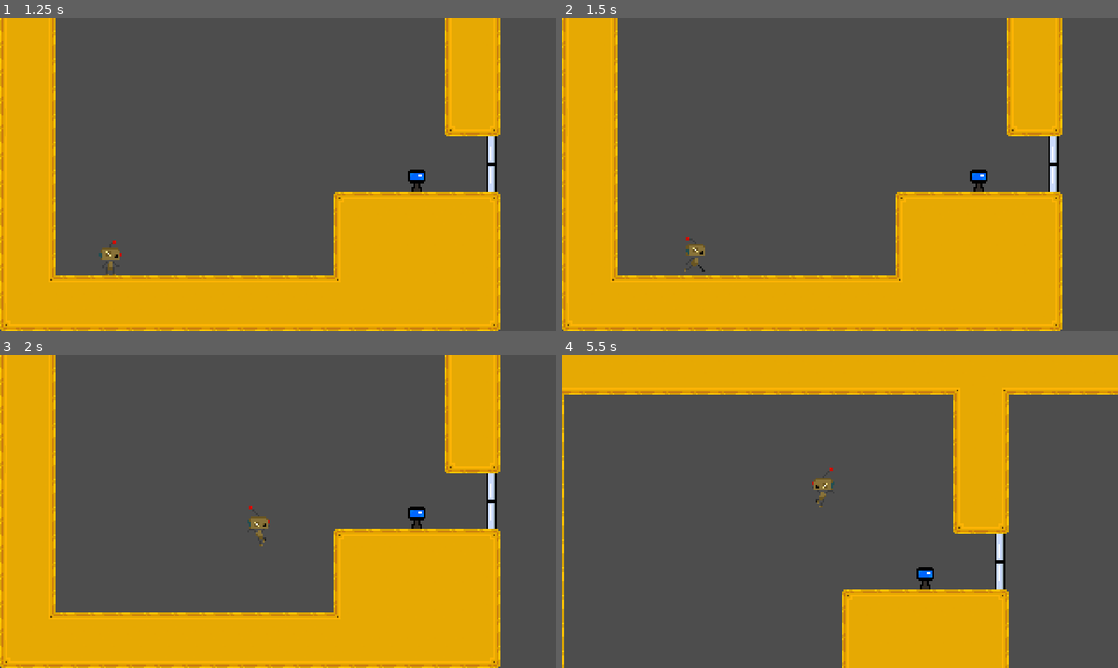
Above: before the commit, frames 1-4 (two rows, left to right).
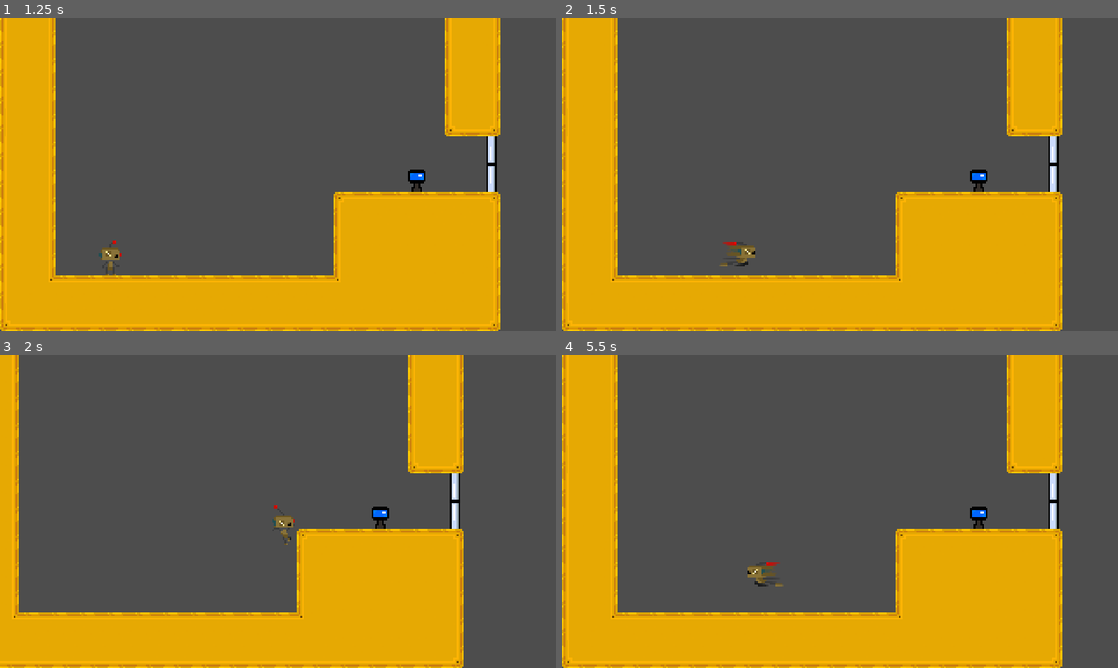
Above: after the commit, the same moments.

Repository: kdreese/gmtk-2024
Game: Godot game, scene res://src/menu/root_menu.tscn
Same seed, same stepped clock (60 frames per second), same inputs: the game is played once before the commit and once after it.
Inputs (mouse positions are in pixels of both pictures, inside the frame that each line leads up to):
- Up to frame 1 (1.25 s): click "Play" at 0.5 s
- Up to frame 2 (1.5 s): tap Enter at 1.25 s; move the mouse to (962, 158) at 1.27 s; hold D (move_right) from 1.28 s (still down); tap Shift (dash) at 1.35 s; click (962, 158) at 1.42 s
- Up to frame 3 (2 s): keep holding D (move_right); tap Up (jump) at 1.52, 1.55, 1.82 s
- Up to frame 4 (5.5 s): move the mouse to (728, 527) at 2.02 s; tap Up (jump) at 2.1, 2.27, 2.57, 3.05, 3.77, 4.07, 4.52, 4.55, 4.82, 5.1, 5.27 s; tap Shift (dash) at 2.3, 2.85, 3.8, 4.35, 5.3 s; move the mouse to (895, 442) at 2.77 s; release D (move_right) at 2.78 s; hold A (move_left) 2.78-3.53 s; move the mouse to (812, 574) at 3.52 s; hold D (move_right) 3.53-5.03 s; tap E (interact) at 3.6 s; click (812, 574) at 3.67 s; move the mouse to (1006, 558) at 4.27 s; move the mouse to (673, 464) at 5.02 s; hold A (move_left) from 5.03 s (still down)

Frame 1 is identical in both runs. In frame 2, 0.4% of the frame differs, in the area x 22-35%, y 70-82%; in frame 3, 19%; in frame 4, 43%, in the area x 0-100%, y 0-100%.
Error after the commit: Invalid access to property or key 'disabled' on a base object of type 'null instance'. (res://src/game/player.gd:180)

Commit message:
Added further flexibility to jump functionality

Diff:
--- a/project.godot
+++ b/project.godot
@@ -68,6 +68,10 @@
 2d_physics/layer_1="Ground"
 2d_physics/layer_2="Player"
 
+[physics]
+
+common/physics_interpolation=true
+
 [rendering]
 
 textures/canvas_textures/default_texture_filter=0
--- a/src/game/player.gd
+++ b/src/game/player.gd
@@ -1,35 +1,38 @@
 extends CharacterBody2D
 
 
-@export var SPEED = 150.0
-@export var DASH_SPEED = 300.0
-@export var MAX_ACCELERATION = 400.0
-@export var MAX_AIR_ACCELERATION = 350.0
-@export var MAX_DECELERATION = 600.0
-@export var MAX_AIR_DECELERATION = 350.0
-@export var MAX_TURN_SPEED = 1500.0
-@export var MAX_AIR_TURN_SPEED = 1200.0
-@export var MAX_DASH_ACCELERATION = 4000.0
-@export var MAX_DASH_DECELERATION = 3800.0
-@export var MAX_DASH_TIME = 0.2
-@export var DASH_COOLDOWN = 0.3
-@export var JUMP_VELOCITY = -300.0
-@export var COYOTE_TIME_LIMIT = 0.2
-@export var LANDING_JUMP_BUFFER_TIME = 0.05
+@export var SPEED := 150.0
+@export var DASH_SPEED := 300.0
+@export var MAX_ACCELERATION := 400.0
+@export var MAX_AIR_ACCELERATION := 350.0
+@export var MAX_DECELERATION := 600.0
+@export var MAX_AIR_DECELERATION := 350.0
+@export var MAX_TURN_SPEED := 1500.0
+@export var MAX_AIR_TURN_SPEED := 1200.0
+@export var MAX_DASH_ACCELERATION := 4000.0
+@export var MAX_DASH_DECELERATION := 3800.0
+@export var MAX_DASH_TIME := 0.2
+@export var DASH_COOLDOWN := 0.3
+@export var GROUNDED_JUMP_VELOCITY := -300.0
+@export var AERIAL_JUMP_VELOCITY := -280.0
+@export var JUMP_RELEASE_VELOCITY_REDUCTION := 3.0
+@export var COYOTE_TIME_LIMIT := 0.2
+@export var LANDING_JUMP_BUFFER_TIME := 0.05
 
 
 var facing_dir := 1
 
 # Jump variables
-@export var unlocked_double_jump := false
+@export var unlocked_double_jump := true
 var has_used_grounded_jump := false
 var has_used_aerial_jump := false		# TODO: Convert to num_aerial_jumps in case we want to allow for more than one
 var time_since_was_on_floor := 0.0
 var stored_jump_attempt := false
 var time_since_stored_jump_attempted := 0.0
+var is_jumping_up := false
 
 # Dash variables
-@export var unlocked_dash := false
+@export var unlocked_dash := true
 var is_dashing := false
 var dash_time := 0.0
 var dash_cooldown_timer := 0.0
@@ -37,6 +40,8 @@
 var has_used_aerial_dash := false
 
 @onready var animated_sprite_2d: AnimatedSprite2D = $AnimatedSprite2D
+@onready var standing_collision_shape: CollisionShape2D = $StandingCollisionShape
+@onready var dashing_collision_shape: CollisionShape2D = $DashingCollisionShape
 
 
 func _ready() -> void:
@@ -63,6 +68,7 @@
 			time_since_stored_jump_attempted += delta
 		if sign(velocity.y) == 1:
 			animated_sprite_2d.play("jump_descending")
+			is_jumping_up = false
 	else:
 		if animated_sprite_2d.animation == "jump_descending":
 			play_step_sound()
@@ -71,11 +77,13 @@
 		has_used_grounded_jump = false
 		has_used_aerial_jump = false
 		has_used_aerial_dash = false
+		is_jumping_up = false
 		acceleration = MAX_ACCELERATION
 		deceleration = MAX_DECELERATION
 		turn_speed = MAX_TURN_SPEED
-		if stored_jump_attempt and time_since_stored_jump_attempted < LANDING_JUMP_BUFFER_TIME:
-			jump()
+		if stored_jump_attempt and time_since_stored_jump_attempted < LANDING_JUMP_BUFFER_TIME and not has_used_grounded_jump:
+			jump(true)
+			has_used_grounded_jump = true
 		stored_jump_attempt = false
 		time_since_stored_jump_attempted = 0.0
 
@@ -85,18 +93,20 @@
 			is_dash_on_cooldown = false
 			dash_cooldown_timer = 0.0
 
-	# Handle jump.
-	# TODO: Make separate jump velocity if we want the double jump to behave differently
+	# Handle jump
 	var can_ground_jump := is_on_floor() or (was_on_floor() and not has_used_grounded_jump) and not is_dashing
 	var can_air_jump := not can_ground_jump and unlocked_double_jump and not has_used_aerial_jump and not is_dashing
 	if Input.is_action_just_pressed("jump") and can_ground_jump:
-		jump()
+		jump(true)
 		has_used_grounded_jump = true
 	if Input.is_action_just_pressed("jump") and can_air_jump:
-		jump()
+		jump(false)
 		has_used_aerial_jump = true
 	if Input.is_action_just_pressed("jump") and not (can_ground_jump or can_air_jump):
 		stored_jump_attempt = true
+	if is_jumping_up and Input.is_action_just_released("jump"):
+		velocity.y /= JUMP_RELEASE_VELOCITY_REDUCTION
+		is_jumping_up = false
 
 	# Handle dash
 	if Input.is_action_just_pressed("dash") and unlocked_dash and not is_dash_on_cooldown and (is_on_floor() or not has_used_aerial_dash):
@@ -106,6 +116,7 @@
 		animated_sprite_2d.play("dash")
 		if not is_on_floor():
 			has_used_aerial_dash = true
+		swap_collision_states()
 
 	# Get the input direction and handle the movement/deceleration.
 	var direction := Input.get_axis("move_left", "move_right")
@@ -123,6 +134,7 @@
 			is_dash_on_cooldown = true
 			dash_time = 0
 			animated_sprite_2d.play("dash_end")
+			swap_collision_states()
 	else:
 		if direction != 0:
 			if signf(direction) != signf(velocity.x):
@@ -140,8 +152,9 @@
 	move_and_slide()
 
 
-func jump() -> void:
-	velocity.y = JUMP_VELOCITY
+func jump(is_grounded_jump: bool) -> void:
+	is_jumping_up = true
+	velocity.y = GROUNDED_JUMP_VELOCITY if is_grounded_jump else AERIAL_JUMP_VELOCITY
 	animated_sprite_2d.play("jump_ascending")
 	$Audio/Jump.play()
 
@@ -161,3 +174,12 @@
 func play_step_sound() -> void:
 	var stream := $Audio/Steps.get_children().pick_random() as AudioStreamPlayer
 	stream.play()
+
+
+func swap_collision_states() -> void:
+	if standing_collision_shape.disabled == false:
+		dashing_collision_shape.disabled = false
+		standing_collision_shape.disabled = true
+	else:
+		standing_collision_shape.disabled = false
+		dashing_collision_shape.disabled = true
